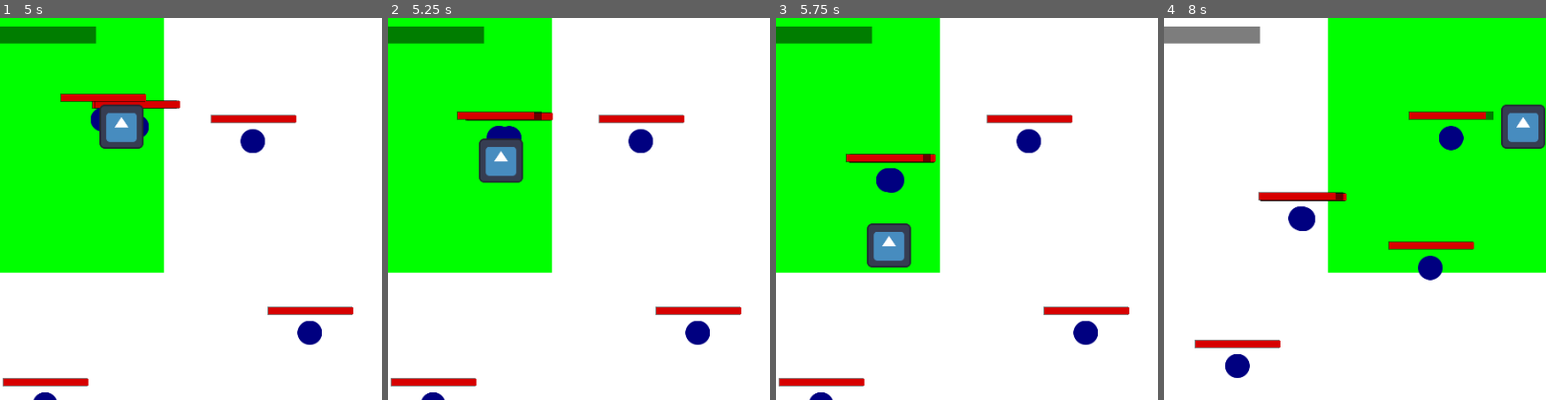
Above: before the commit, frames 1-4 (left to right).
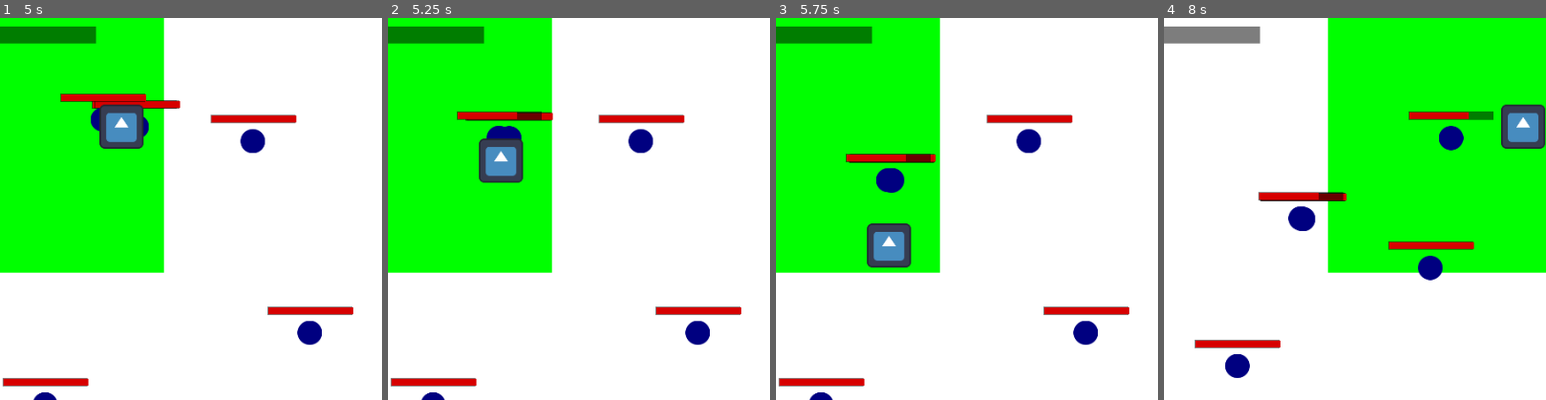
Above: after the commit, the same moments.

Repository: Jcalafange/IA_para_jogos
Game: Godot game, scene res://Cena1.tscn
Same seed, same stepped clock (60 frames per second), same inputs: the game is played once before the commit and once after it. The engine's default icon, where the game draws it, is replaced by a stand-in: a white triangle on a blue panel in a dark square.
Inputs (mouse positions are % of the whole screen's width and height, from its top left):
- Up to frame 1 (5 s): move the mouse to (72, 45) at 0.52 s; hold D (move_right) 0.53-1.28 s; click (72, 45) at 0.67 s; move the mouse to (30, 55) at 1.27 s; hold S (move_down) 1.28-2.03 s; move the mouse to (60, 28) at 2.02 s; hold D (move_right) 2.03-2.78 s; move the mouse to (45, 70) at 2.77 s; hold W (move_up) 2.78-3.53 s; click (45, 70) at 2.92 s; move the mouse to (80, 65) at 3.52 s; hold A (move_left) from 3.53 s (still down); move the mouse to (20, 35) at 4.27 s
- Up to frame 2 (5.25 s): move the mouse to (55, 50) at 5.02 s; release A (move_left) at 5.03 s; hold S (move_down) from 5.03 s (still down); click (55, 50) at 5.17 s
- Up to frame 3 (5.75 s): keep holding S (move_down)
- Up to frame 4 (8 s): move the mouse to (35, 25) at 5.77 s; release S (move_down) at 5.78 s; hold D (move_right) 5.78-6.53 s; move the mouse to (72, 45) at 6.52 s; hold W (move_up) 6.53-7.28 s; move the mouse to (30, 55) at 7.27 s; hold D (move_right) from 7.28 s (still down); click (30, 55) at 7.42 s
The pictures show only the part of the screen within x 12-62%, y 0-50%; the shares and areas given below are measured in that part.

Frame 1 is identical in both runs. In frame 2, less than 0.1% of the frame differs, in the area x 33-39%, y 24-27%; in frame 3, less than 0.1%; in frame 4, 0.2%, in the area x 40-85%, y 24-48%.

Commit message:
adcionado power ups de heal e velocidade de ataque

Diff:
--- a/Scripts/GameController.gd
+++ b/Scripts/GameController.gd
@@ -23,7 +23,15 @@
 
 func _on_spawn_power_up_timer_timeout():
 	var random_position = Vector2(randf() * 800, randf() * 600)  # Define uma posição aleatória
-	spawn_power_up(random_position)
+
+	# Lista de tipos de power-up
+	var power_up_types = ["heal", "speed", "speed_atk"]
+
+	# Escolhe um tipo aleatório
+	var random_type = power_up_types[randi() % power_up_types.size()]
+
+	# Chama spawn_power_up com o tipo aleatório e posição aleatória
+	spawn_power_up(random_type, random_position)
 
 # Função para ativar/desativar zonas
 func toggle_zone(zone: Area2D):
@@ -64,12 +72,12 @@
 
 func add_ball_to_zone(zone: Area2D, ball: ballController) -> void:
 	# Adiciona a bola à lista de bolas da zona
-	if zone is ZonaController:
+	if zone is ZoneController:
 		zone.balls_in_zone.append(ball)
 		print("Bola adicionada à zona: ", zone.name)
 
 # Função chamada quando uma bola entra em uma zona
-func _on_ball_entered_zone(zone: ZonaController, ball: ballController) -> void:
+func _on_ball_entered_zone(zone: ZoneController, ball: ballController) -> void:
 	# Adiciona a bola à zona ativa
 	if zone not in active_zones:
 		#active_zones.append(zone)
@@ -78,16 +86,30 @@
 
 func remove_ball_from_zone(zone: Area2D, ball: ballController) -> void:
 	# Remove a bola da lista de bolas da zona
-	if zone is ZonaController:
+	if zone is ZoneController:
 		zone.balls_in_zone.erase(ball)
 		print("Bola removida da zona: ", zone.name)
 
-func spawn_power_up(position: Vector2):
-	var power_up_scene = preload("res://scenes/PowerUp/PowerUp.tscn")  # Caminho para a cena do power-up
-	var power_up_instance = power_up_scene.instantiate()  # Instancia o power-up
+func spawn_power_up(power_up_type: String, position: Vector2):
+	var power_up_scene
+	match power_up_type:
+		"heal":
+			power_up_scene = preload("res://scenes/PowerUP/PowerUpHeal.tscn")
+		"speed":
+			power_up_scene = preload("res://scenes/PowerUP/PowerUpSpeed.tscn")
+		"speed_atk":
+			power_up_scene = preload("res://scenes/PowerUP/PowerUpSpeedATK.tscn")
+
+	var power_up_instance = power_up_scene.instantiate()
 	add_child(power_up_instance)
-	power_up_instance.position = position  # Define a posição do power-up
+	power_up_instance.position = position
 
 	# Conecta o power-up ao jogador
-	var player = get_tree().get_nodes_in_group("Player")[0]  # Supondo que o jogador está no grupo "Player"
-	player.connect_power_up(power_up_instance)
+	var player = get_tree().get_nodes_in_group("Player")[0]
+	match power_up_type:
+		"heal":
+			player.connect_power_up_heal(power_up_instance)
+		"speed":
+			player.connect_power_up_speed(power_up_instance)
+		"speed_atk":
+			player.connect_power_up_speed_atk(power_up_instance)
--- a/Scripts/ZoneController.gd
+++ b/Scripts/ZoneController.gd
@@ -1,6 +1,6 @@
 extends Area2D  # Agora herda de Area2D, e não mais de ColorRect
 
-class_name ZonaController
+class_name ZoneController
 
 var original_color: Color
 var target_color: Color = Color(0, 1, 0)  # Cor alvo (ex: vermelho)
--- a/Scripts/ballController.gd
+++ b/Scripts/ballController.gd
@@ -36,19 +36,19 @@
 func _on_bullet_body_entered(body):
 	if body.is_in_group("bullets"):
 		body.queue_free()
-		currentLife -= 10
+		currentLife -= 30
 		if(currentLife <= 0):
 			emit_signal("destruct_ball", self)
 			queue_free()
 
 # Detecta quando a bola entra em uma zona
 func _on_area_entered(area: Area2D):
-	if area is ZonaController:  # Verifica se a área com a qual a bola colidiu é uma zona
+	if area is ZoneController:  # Verifica se a área com a qual a bola colidiu é uma zona
 		emit_signal("entered_zone", area, self)  # Emite o sinal para o GameController
 
 # Detecta quando a bola sai de uma zona
 func _on_area_exited(area: Area2D):
-	if area is ZonaController:
+	if area is ZoneController:
 		emit_signal("exited_zone", area, self)
 
 func move_towards_player(delta):
--- a/Scripts/bola.gd
+++ b/Scripts/bola.gd
@@ -3,7 +3,7 @@
 @export var speed: float = 200.0  # Velocidade da bola
 @export var maxLife: float = 100.0
 @export var currentLife: float = 0.0
-@export var dano: float = 15.0
+@export var dano: float = 30.0
 
 var can_shoot : bool = true
 
@@ -82,11 +82,24 @@
 func _on_shoot_timer_timeout():
 	can_shoot = true # Replace with function body.
 
-# Função para aumentar a velocidade ao coletar o power-up
+func connect_power_up_heal(power_up):
+	power_up.connect("collected", Callable(self, "increase_health"))
+
+func increase_health():
+	currentLife = min(currentLife + 20, maxLife)  # Aumenta a vida em 20, mas não ultrapassa maxLife
+	print("Vida aumentada! Vida atual:", currentLife)
+
+func connect_power_up_speed(power_up):
+	power_up.connect("collected", Callable(self, "increase_speed"))
+
 func increase_speed():
-	speed += 50  # Aumenta a velocidade
+	speed += 50  # Aumenta a velocidade do jogador
 	print("Velocidade aumentada para:", speed)
 
-# Função para conectar o power-up ao jogador
-func connect_power_up(power_up):
-	power_up.connect("collected", Callable(self, "increase_speed"))
+func connect_power_up_speed_atk(power_up):
+	power_up.connect("collected", Callable(self, "increase_attack_speed"))
+
+func increase_attack_speed():
+	# Aumenta a velocidade de ataque do jogador
+	$ShootTimer.wait_time -= 0.2  # Diminui o tempo entre ataques (aumentando a velocidade de ataque)
+	print("Velocidade de ataque aumentada! Novo tempo de ataque:", $ShootTimer.wait_time)
--- a/scenes/Bullet/bulletController.gd
+++ b/scenes/Bullet/bulletController.gd
@@ -2,7 +2,7 @@
 
 var direction : Vector2
 var speed : int = 250
-var damage : float = 15.0
+var damage : float = 30.0
 @export var lifetime: float = 0.5
 
 # Called when the node enters the scene tree for the first time.
--- /dev/null
+++ b/scenes/PowerUp/PowerUpHeal.tscn
@@ -0,0 +1,20 @@
+[gd_scene load_steps=4 format=3 uid="uid://bwmustphh2t1p"]
+
+[ext_resource type="Script" path="res://scenes/PowerUp/powerUpSpeed.gd" id="1_ouk48"]
+[ext_resource type="Texture2D" uid="uid://bdjuj5lbwdlub" path="res://sprints/red_ball.png" id="2_uufnl"]
+
+[sub_resource type="CircleShape2D" id="CircleShape2D_uoynv"]
+radius = 15.0
+
+[node name="PowerUp" type="Area2D"]
+position = Vector2(-12, -6)
+script = ExtResource("1_ouk48")
+
+[node name="Sprite2D" type="Sprite2D" parent="."]
+position = Vector2(13, 6)
+scale = Vector2(0.9375, 0.9375)
+texture = ExtResource("2_uufnl")
+
+[node name="CollisionShape2D" type="CollisionShape2D" parent="."]
+position = Vector2(13, 6)
+shape = SubResource("CircleShape2D_uoynv")
--- a/scenes/PowerUp/PowerUp.tscn
+++ b/scenes/PowerUp/PowerUpSpeed.tscn
@@ -1,19 +1,19 @@
 [gd_scene load_steps=4 format=3 uid="uid://l8txkft3kyl4"]
 
-[ext_resource type="Script" path="res://Scripts/powerUP.gd" id="1_3llar"]
-[ext_resource type="Texture2D" uid="uid://bjr06jd3o4jo8" path="res://sprints/pink_ball.png" id="2_4wcsk"]
+[ext_resource type="Script" path="res://scenes/PowerUp/powerUpSpeed.gd" id="1_bqcpc"]
+[ext_resource type="Texture2D" uid="uid://bjr06jd3o4jo8" path="res://sprints/pink_ball.png" id="2_mtln1"]
 
 [sub_resource type="CircleShape2D" id="CircleShape2D_uoynv"]
 radius = 15.0
 
 [node name="PowerUp" type="Area2D"]
 position = Vector2(-12, -6)
-script = ExtResource("1_3llar")
+script = ExtResource("1_bqcpc")
 
 [node name="Sprite2D" type="Sprite2D" parent="."]
 position = Vector2(12.6705, 5.71387)
 scale = Vector2(0.115872, 0.108372)
-texture = ExtResource("2_4wcsk")
+texture = ExtResource("2_mtln1")
 
 [node name="CollisionShape2D" type="CollisionShape2D" parent="."]
 position = Vector2(12.6705, 5.71387)
--- /dev/null
+++ b/scenes/PowerUp/PowerUpSpeedATK.tscn
@@ -0,0 +1,20 @@
+[gd_scene load_steps=4 format=3 uid="uid://c2uf7t0e1c7ke"]
+
+[ext_resource type="Script" path="res://scenes/PowerUp/powerUPSpeed.gd" id="1_uf3g8"]
+[ext_resource type="Texture2D" uid="uid://dib48gsnt4s1p" path="res://sprints/yeallow_ball.png" id="2_8o41c"]
+
+[sub_resource type="CircleShape2D" id="CircleShape2D_uoynv"]
+radius = 15.0
+
+[node name="PowerUp" type="Area2D"]
+position = Vector2(-12, -6)
+script = ExtResource("1_uf3g8")
+
+[node name="Sprite2D" type="Sprite2D" parent="."]
+position = Vector2(12.7041, 5.74498)
+scale = Vector2(0.893491, 0.953439)
+texture = ExtResource("2_8o41c")
+
+[node name="CollisionShape2D" type="CollisionShape2D" parent="."]
+position = Vector2(12.6705, 5.71387)
+shape = SubResource("CircleShape2D_uoynv")
--- /dev/null
+++ b/scenes/PowerUp/powerUpSpeed.gd
@@ -0,0 +1,12 @@
+extends Area2D
+
+signal collected  # Sinal para notificar quando o power-up é coletado
+
+func _ready():
+	# Conecta o sinal 'body_entered' a esta função
+	connect("body_entered", Callable(self, "_on_body_entered"))
+
+func _on_body_entered(body):
+	if body is CharacterBody2D:  # Verifica se o jogador entrou
+		emit_signal("collected")  # Emite o sinal para o script do jogador
+		queue_free()  # Remove o power-up da cena
--- /dev/null
+++ b/scenes/PowerUp/powerUpSpeedATK.gd
@@ -0,0 +1,12 @@
+extends Area2D
+
+signal collected  # Sinal para notificar quando o power-up é coletado
+
+func _ready():
+	# Conecta o sinal 'body_entered' a esta função
+	connect("body_entered", Callable(self, "_on_body_entered"))
+
+func _on_body_entered(body):
+	if body is CharacterBody2D:  # Verifica se o jogador entrou
+		emit_signal("collected")  # Emite o sinal para o script do jogador
+		queue_free()  # Remove o power-up da cena
Renamed: Scripts/powerUP.gd -> scenes/PowerUp/powerUpHeal.gd
Binary file added: sprints/red_ball.png
Not shown, added: sprints/red_ball.png.import
Binary file added: sprints/yeallow_ball.png
Not shown, added: sprints/yeallow_ball.png.import
